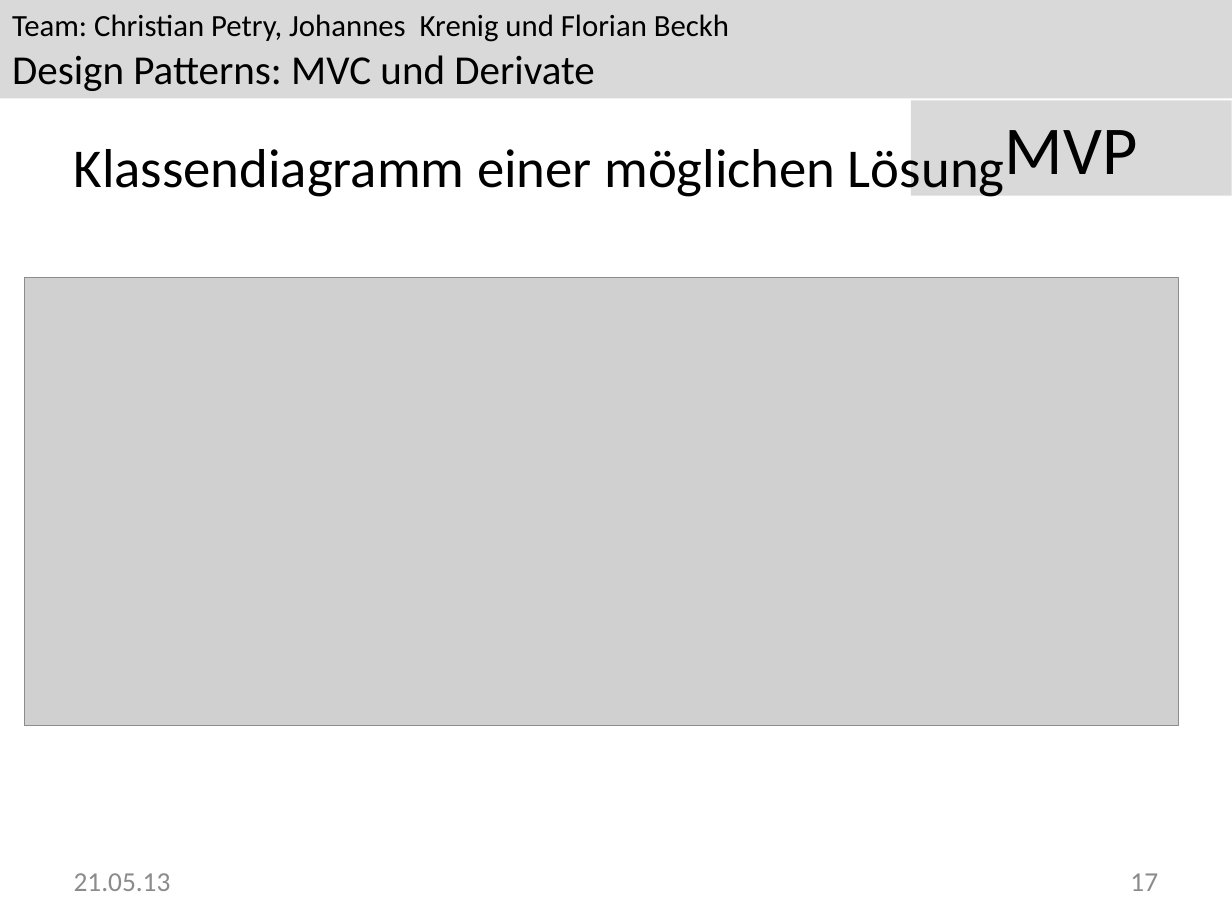
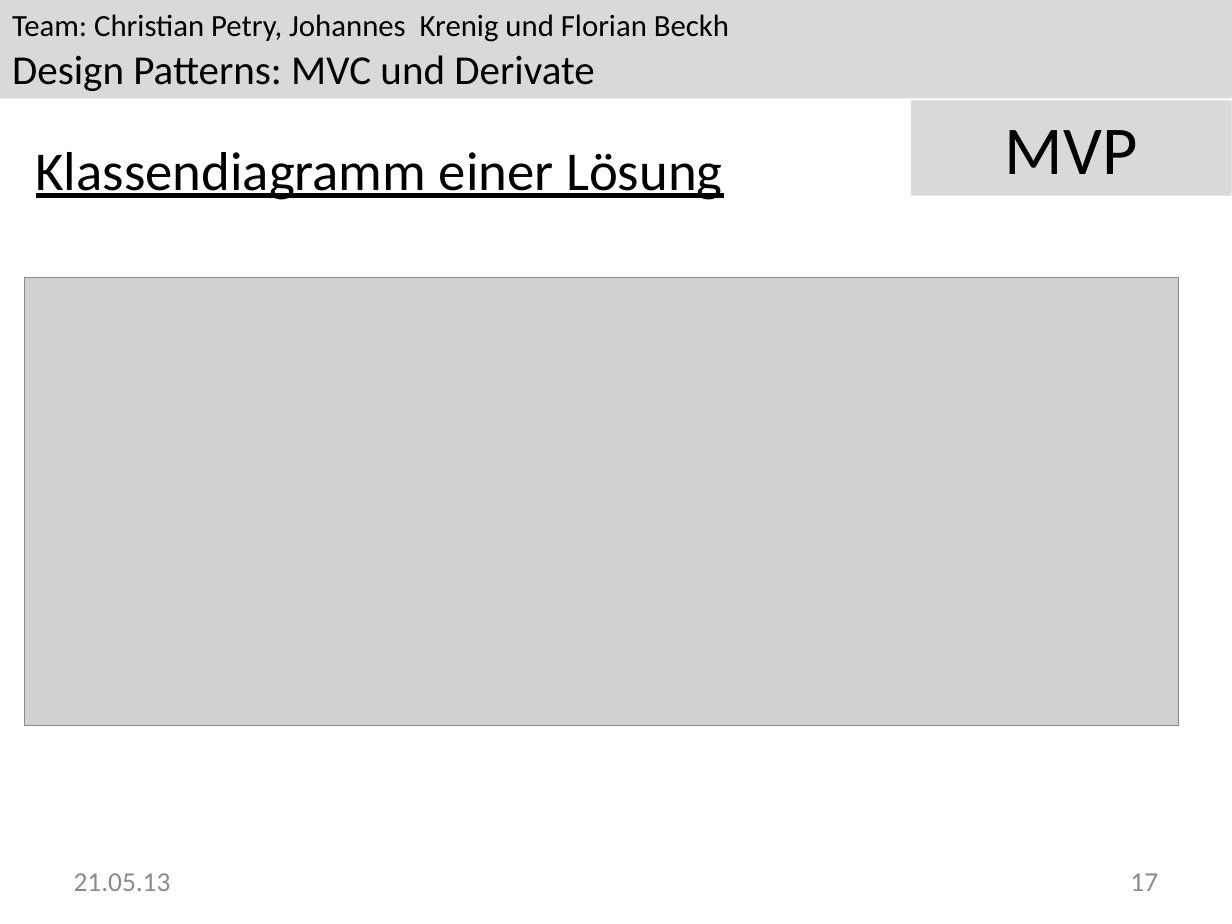
Before and after one commit to Greever/Design-Pattern-MVC, a slide deck: slide 17 of Dokumentation/Praesentation/MVP.pptx. Drawn at 1232x924 pixels with LibreOffice and Linux fonts; fonts in the diff are those of the drawing; grey boxes stand for pictures; background and template pictures are left out. Boxes give left, top, right and bottom in pixels: in the first picture for what was removed or moved away, otherwise in the second. Text is boxed around its words. In the diff, an @@ line names an element or a change of style, - is before the commit and + after.

```diff
--- a/Dokumentation/Praesentation/MVP.pptx
+++ b/Dokumentation/Praesentation/MVP.pptx
@@ text at box(36, 152, 723, 200): text changed @@
-Klassendiagramm einer möglichen Lösung
+Klassendiagramm einer Lösung
```
Also in this commit, not shown: 8 other slides changed.
